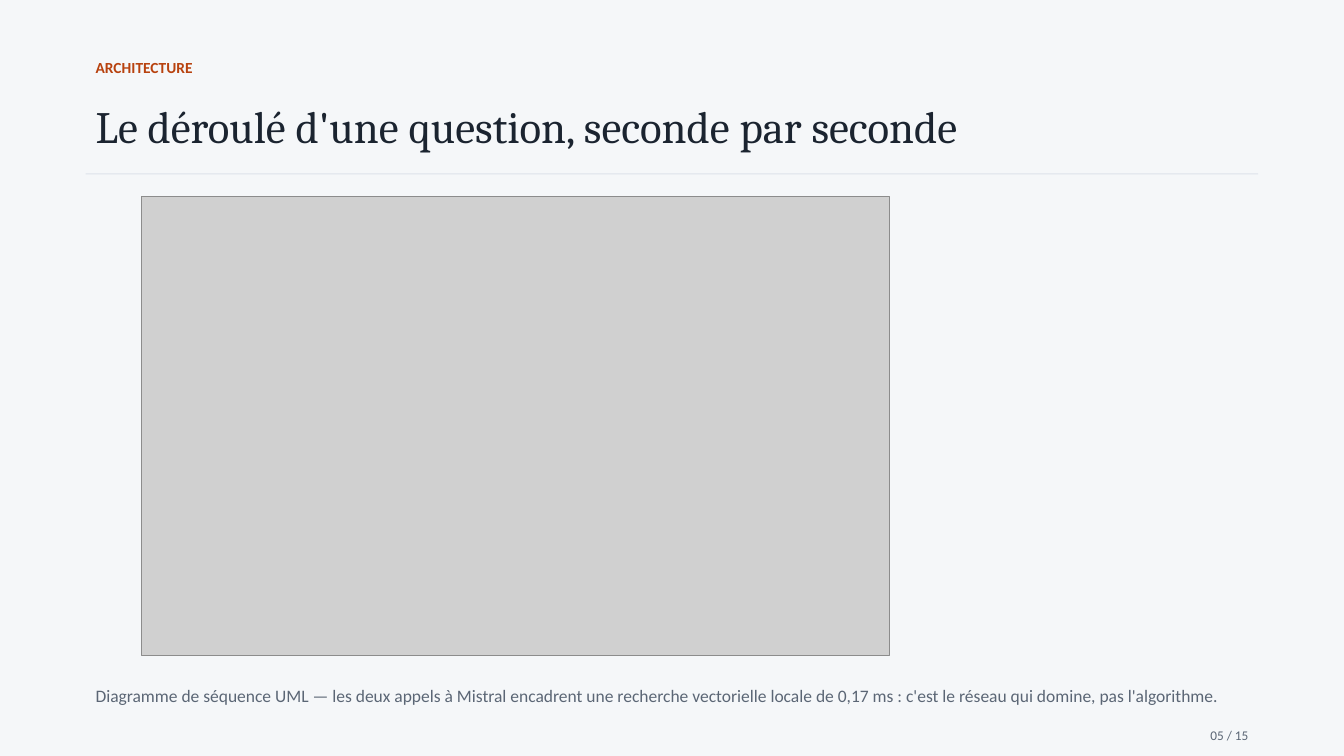
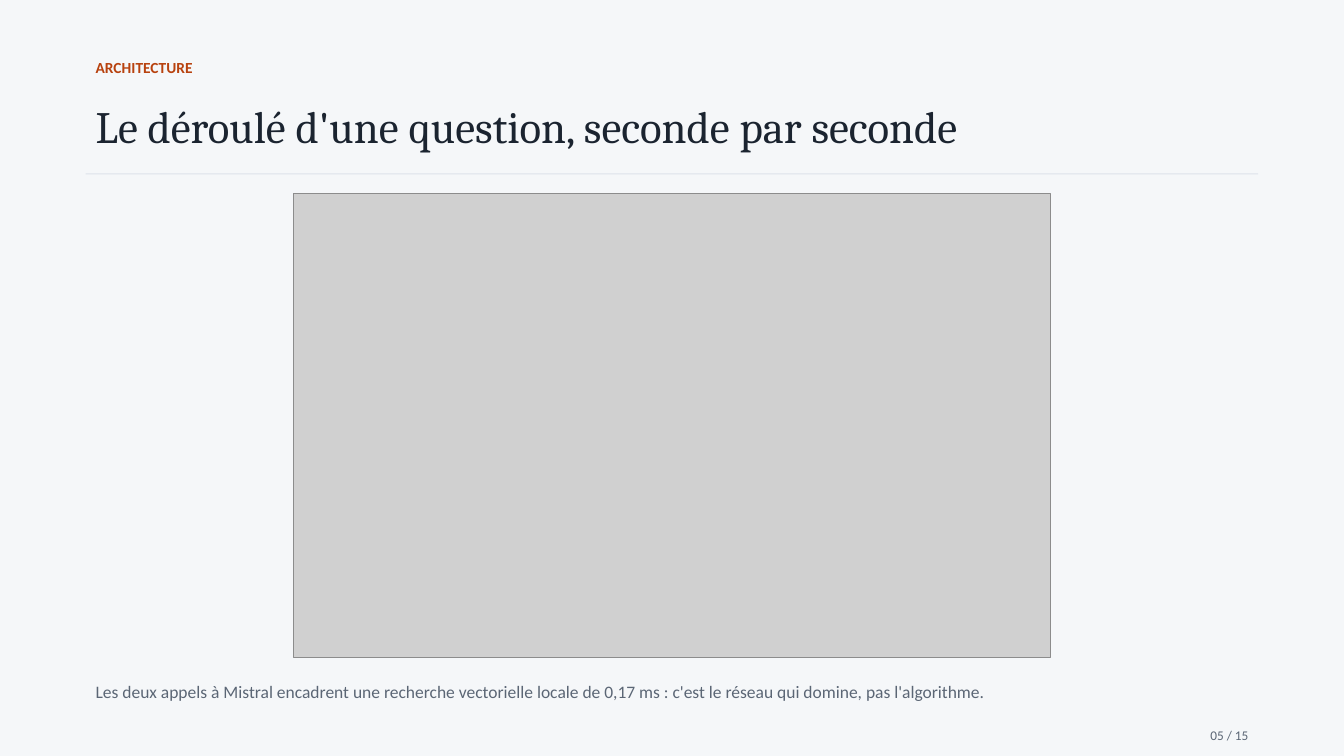
Before and after one commit to traoreteddy/openclassroom-p7, a slide deck: slide 5 of docs/soutenance-puls-events-rag.pptx. Drawn at 1344x756 pixels with LibreOffice and Linux fonts; fonts in the diff are those of the drawing; grey boxes stand for pictures. Boxes give left, top, right and bottom in pixels: in the first picture for what was removed or moved away, otherwise in the second. Text is boxed around its words. In the diff, an @@ line names an element or a change of style, - is before the commit and + after.

```diff
--- a/docs/soutenance-puls-events-rag.pptx
+++ b/docs/soutenance-puls-events-rag.pptx
@@ picture: place and size @@
-picture at [141, 197, 889, 655]
+picture at [293, 194, 1050, 657]
@@ text at [96, 686, 984, 701]: text changed @@
-Diagramme de séquence UML — les deux appels à Mistral encadrent une recherche vectorielle locale de 0,17 ms : c'est le réseau qui domine, pas l'algorithme.
+Les deux appels à Mistral encadrent une recherche vectorielle locale de 0,17 ms : c'est le réseau qui domine, pas l'algorithme.
```
Also in this commit, not shown: 2 other slides changed, 4 other files.
